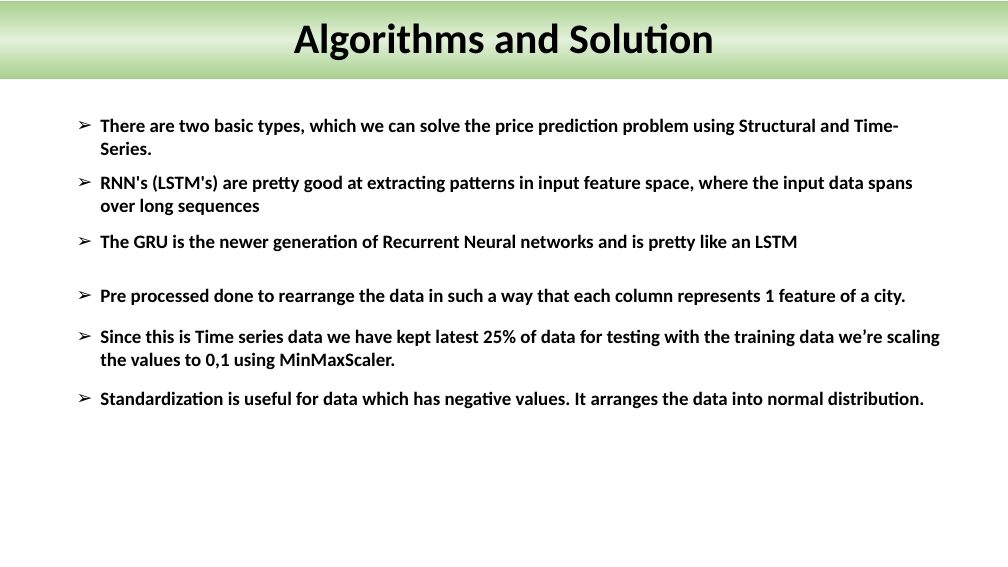
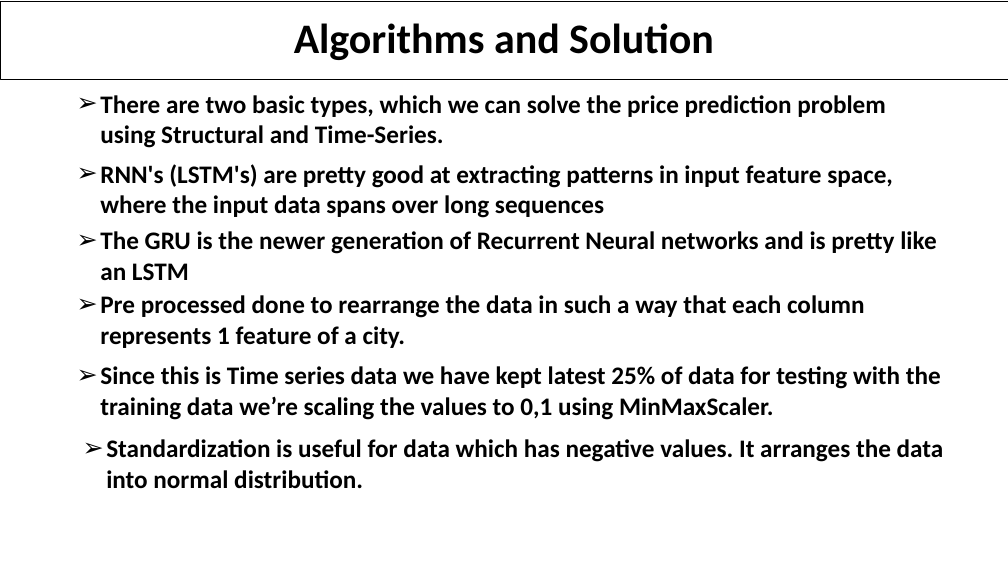
Before and after one commit to sanchanapradeep/aiml_capstone, a slide deck: slide 9 of Millets_Market Price_Prediction_Presentation_Group 7.pptx. Drawn at 1008x567 pixels with LibreOffice and Linux fonts; fonts in the diff are those of the drawing; background and template pictures are left out. Boxes give left, top, right and bottom in pixels: in the first picture for what was removed or moved away, otherwise in the second. Text is boxed around its words. In the diff, an @@ line names an element or a change of style, - is before the commit and + after.

```diff
--- a/Millets_Market Price_Prediction_Presentation_Group 7.pptx
+++ b/Millets_Market Price_Prediction_Presentation_Group 7.pptx
@@ rectangle "Algorithms and Solution" at box(0, 1, 1008, 79): fill gradient #A9D18E to #E2F0D9 to none; outline none to #000000 0.75 pt @@
@@ text "There are two basic types, ...": place and size @@
-text "There are two basic types, ..." at box(100, 118, 899, 155)
+text "There are two basic types, ..." at box(100, 95, 886, 148)
@@ text "RNN's (LSTM's) are pretty good ...": place and size @@
-text "RNN's (LSTM's) are pretty good ..." at box(100, 175, 913, 216)
+text "RNN's (LSTM's) are pretty good ..." at box(100, 164, 893, 218)
@@ text "Since this is Time series ...": place and size @@
-text "Since this is Time series ..." at box(100, 329, 940, 370)
+text "Since this is Time series ..." at box(100, 366, 941, 420)
@@ size 18 to 24 pt in 6 elements at box(100, 164, 893, 218), box(100, 231, 936, 280), box(100, 95, 886, 148), box(100, 295, 865, 348), box(100, 366, 941, 420), box(106, 439, 944, 489) @@
@@ text "Standardization is useful for data ...": place and size @@
-text "Standardization is useful for data ..." at box(100, 391, 925, 409)
+text "Standardization is useful for data ..." at box(106, 439, 944, 489)
```
Also in this commit, not shown: 11 other slides changed.
